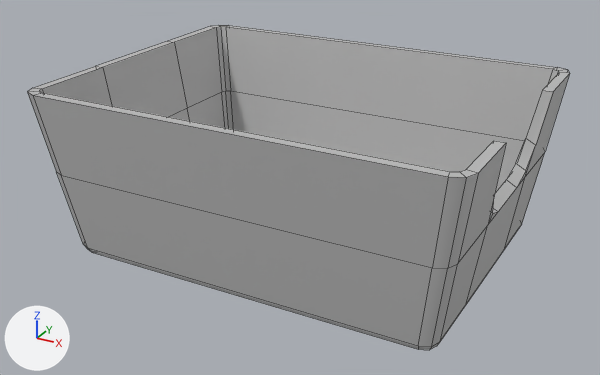
Renders of the FBX model AdamURP/Assets/01 Mesh/enviro/reserve.fbx from each side of a commit.
The view is the same before and after, from a 50 mm camera at (12.1, -26.4, 15.4) aimed at (-2.1, -0.5, 2.4). Every picture has the same lights, and +X, +Y and +Z are marked at lower left. Mesh edges are drawn as thin lines. Where no turn or scale is listed for an object, it has been applied to the vertices.

In view in the first picture: 'reserve'.
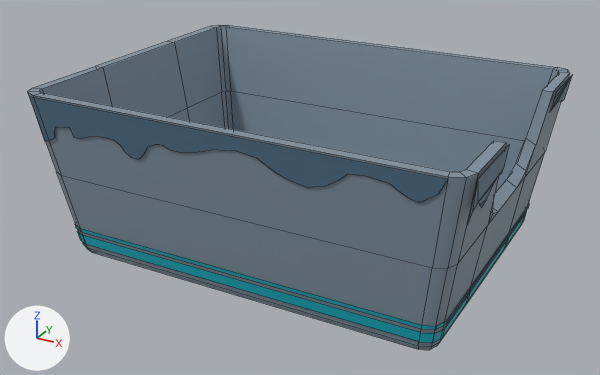
Where the newer file only moved an object's origin or applied its transform, the numbers keep the older frame.

The change, as a diff of the scene's bpy script:
```diff
--- a/AdamURP/Assets/01 Mesh/enviro/reserve.fbx.py
+++ b/AdamURP/Assets/01 Mesh/enviro/reserve.fbx.py
@@ mat_bleu_canard @@
+mat_bleu_canard = principled_material('bleu_canard')
+mat_bleu_canard.base_color = (0.0793, 0.159, 0.238)  # blue #506f86
@@ mat_bleu @@
+mat_bleu = principled_material('bleu')
+mat_bleu.base_color = (0.218, 0.286, 0.354)  # blue #8192a1
@@ mat_fond @@
+mat_fond = principled_material('fond')
+mat_fond.base_color = (0.0, 0.404, 0.5)  # cyan #00aabc
@@ me_mesh @@
 # used by ob_reserve; location = (-2.01, 0.0, 0.0)
 # verts and faces of me_mesh; kept vertices keep their numbers, new ones are numbered from 148
-me_mesh.from_pydata(...)  # 148 vertices, 143 faces; spans x -8.3..8.3, y -6.3..6.3, z 0.0..6.6
+me_mesh.from_pydata(...)  # 279 vertices, 188 faces; spans x -8.3..8.4, y -6.3..6.3, z 0.0..6.6
+# me_mesh part 1: a new loose piece of 46 vertices spanning x -7.8..7.6, y -6.3..-6.1, z 4.8..6.5, in mat_bleu_canard (blue #506f86)
+# me_mesh part 2: a new loose piece of 32 vertices spanning x -7.5..7.5, y -5.4..5.4, z 0.5..0.9, in mat_fond (cyan #00aabc)
+# me_mesh part 3: a new loose piece of 32 vertices spanning x -7.5..7.5, y -5.5..5.5, z 1.1..1.2, in mat_fond (cyan #00aabc)
+# me_mesh part 4
+verts[148] = (8.2, -5.6, 5.4)  # pixel (472, 211)
+verts[149] = (8.2, -4.5, 5.1)  # pixel (481, 207)
+verts[150] = (8.2, -3.7, 5.6)  # pixel (494, 182)
+for new, old in zip([151, 152, 153], [148, 149, 150]): verts[new] = verts[old] + (0.0, 0.4, 0.1)
+verts[154] = (8.2, -5.8, 5.0)  # pixel (467, 225)
+verts[155] = (8.2, -4.9, 5.3)  # pixel (479, 205)
+verts[156] = (8.2, -2.9, 5.6)  # pixel (502, 172)
+verts[163] = (8.4, -6.0, 6.6)  # pixel (478, 178)
+verts[164] = (8.4, -3.0, 6.6)  # pixel (509, 144)
+verts[165] = (8.3, -2.9, 5.7)  # pixel (503, 169)
+faces += [(148, 163, 154), (148, 151, 163), (149, 152, 155), (150, 151, 155, 152), (150, 153, 151), (151, 153, 165, 164, 163)]  # mat_bleu_canard (blue #506f86)
+faces += [(153, 156, 165)]  # mat_bleu_canard (blue #506f86)
+# me_mesh part 5
+verts[157] = (8.3, 2.8, 5.9)  # pixel (549, 112)
+verts[158] = (8.3, 3.7, 5.9)  # pixel (555, 104)
+verts[159] = (8.3, 4.0, 5.9)  # pixel (558, 101)
+verts[160] = (8.2, 4.9, 5.7)  # pixel (561, 101)
+verts[161] = (8.2, 5.4, 5.6)  # pixel (564, 98)
+verts[162] = (8.4, 5.6, 6.6)  # pixel (572, 74)
+verts[166] = (8.4, 3.0, 6.6)  # pixel (556, 92)
+verts[167] = (8.3, 2.9, 6.3)  # pixel (553, 99)
+verts[168] = (8.3, 2.9, 6.1)  # pixel (552, 105)
+faces += [(162, 166, 167), (159, 160, 161, 162), (157, 158, 159, 162), (162, 167, 168), (157, 162, 168)]  # mat_bleu_canard (blue #506f86)
+# me_mesh part 6: 143 faces spanning x -8.3..8.3, y -6.3..6.3, z 0.0..6.6 switch from mat_lambert1 (grey #bcbcbc) to mat_bleu (blue #8192a1)
+me_mesh.materials.append(mat_fond)  # cyan #00aabc
+me_mesh.materials.append(mat_bleu_canard)  # blue #506f86
```

Where the change shows, as pixel boxes (x1, y1, x2, y2) in the pictures (600 x 375 px):
'reserve', reshaped: before (27, 25, 570, 350); after (27, 25, 573, 350)
part 1 of me_mesh, added (blue): after (30, 97, 448, 202)
part 2 of me_mesh, added (cyan): after (77, 210, 527, 343)
part 3 of me_mesh, added (cyan): after (75, 203, 529, 329)
part 4 of me_mesh, added (blue): after (468, 145, 509, 224)
part 5 of me_mesh, added: after (550, 74, 573, 111)
part 6 of me_mesh, recoloured (grey to blue): (27, 25, 570, 350) in both
